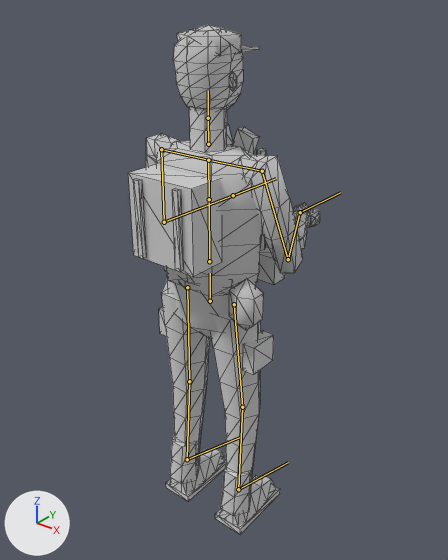
Renders of the glTF model ambush_loop/art/v2/models/enemy_flank_lod2.glb from each side of a commit.
Before and after are seen from a 50 mm lens placed at (1.237, -1.471, 1.942), pointed at (-0.062, 0.153, 0.935). The lights are fixed; the arrows at lower left show +X, +Y and +Z. The older version comes first. The bones that change, and the others that lie on the model, are drawn over the model as lines. Mesh edges are drawn as thin lines.

Names of what the first picture shows: 'enemy_flank_body_lod2'.
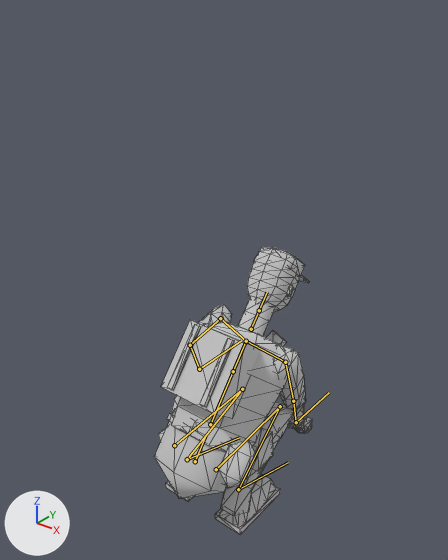
The newer file adds an action. The first version stands in its rest pose; the second is drawn at frame 17 of the action 'decoy_place'.

Changed parts and their boxes [x1, y1, x2, y2] in the pictures (448 x 560 px):
```json
{"object": "enemy_flank_body_lod2", "change": "posed", "before": [128, 25, 320, 534], "after": [154, 247, 312, 534], "on screen": "18% narrower, 44% shorter"}
{"bone": "pelvis", "before": "(210, 301) to (210, 273)", "after": "(195, 461) to (206, 435)"}
{"bone": "clavicle.L", "before": "(208, 160) to (161, 149)", "after": "(246, 341) to (220, 318)"}
{"bone": "upper_arm.L", "before": "(161, 149) to (164, 222)", "after": "(220, 318) to (190, 345)"}
{"bone": "forearm.L", "before": "(164, 222) to (233, 195)", "after": "(190, 345) to (199, 369)"}
{"bone": "hand.L", "before": "(233, 195) to (276, 178)", "after": "(199, 369) to (241, 340)"}
{"bone": "clavicle.R", "before": "(208, 160) to (262, 171)", "after": "(246, 341) to (285, 362)"}
{"bone": "upper_arm.R", "before": "(262, 171) to (288, 259)", "after": "(285, 362) to (293, 401)"}
{"bone": "forearm.R", "before": "(288, 259) to (300, 212)", "after": "(293, 401) to (296, 422)"}
{"bone": "hand.R", "before": "(300, 212) to (340, 192)", "after": "(296, 422) to (329, 392)"}
{"bone": "thigh.L", "before": "(187, 287) to (189, 381)", "after": "(174, 445) to (242, 389)"}
{"bone": "shin.L", "before": "(189, 381) to (187, 459)", "after": "(242, 389) to (187, 459)"}
{"bone": "thigh.R", "before": "(234, 304) to (242, 407)", "after": "(216, 469) to (280, 406)"}
{"bone": "shin.R", "before": "(242, 407) to (238, 489)", "after": "(280, 406) to (238, 489)"}
```

The change, as JSON lines over the scene's bpy script:
```json
{"block": "bone_pelvis", "where": "bone_pelvis = bpy.data.objects['Rig.004'].pose.bones['pelvis']  # child of 'root'"}
{"op": "set", "path": "bone_pelvis.location", "old": "(0.0, 0.0, 0.0)", "new": "(0.0, -0.654, 0.1)"}
{"op": "set", "path": "bone_pelvis.rotation_quaternion", "old": "(1.0, 0.0, 0.0, 0.0)", "new": "(0.942, -0.336, 0.0, 0.0)", "note": "degrees (0, 0, 0) -> degrees (-39, 0, 0)"}
{"block": "bone_clavicle_l", "where": "bone_clavicle_l = bpy.data.objects['Rig.004'].pose.bones['clavicle.L']  # child of 'chest'"}
{"op": "set", "path": "bone_clavicle_l.rotation_quaternion", "old": "(1.0, 0.0, 0.0, 0.0)", "new": "(0.925, 0.064, -0.33, -0.18)", "note": "degrees (0, 0, 0) -> degrees (17, -36, -28)"}
{"block": "bone_upper_arm_l", "where": "bone_upper_arm_l = bpy.data.objects['Rig.004'].pose.bones['upper_arm.L']  # child of 'clavicle.L'"}
{"op": "set", "path": "bone_upper_arm_l.rotation_quaternion", "old": "(1.0, 0.0, 0.0, 0.0)", "new": "(0.936, -0.065, -0.167, 0.304)", "note": "degrees (0, 0, 0) -> degrees (-13, -16, 38)"}
{"block": "bone_forearm_l", "where": "bone_forearm_l = bpy.data.objects['Rig.004'].pose.bones['forearm.L']  # child of 'upper_arm.L'"}
{"op": "set", "path": "bone_forearm_l.rotation_quaternion", "old": "(1.0, 0.0, 0.0, 0.0)", "new": "(0.566, 0.472, -0.041, -0.675)", "note": "degrees (0, 0, 0) -> degrees (47, 36, -84)"}
{"block": "bone_hand_l", "where": "bone_hand_l = bpy.data.objects['Rig.004'].pose.bones['hand.L']  # child of 'forearm.L'"}
{"op": "set", "path": "bone_hand_l.rotation_quaternion", "old": "(1.0, 0.0, 0.0, 0.0)", "new": "(0.627, -0.242, -0.06, 0.738)", "note": "degrees (0, 0, 0) -> degrees (-24, 16, 96)"}
{"block": "bone_clavicle_r", "where": "bone_clavicle_r = bpy.data.objects['Rig.004'].pose.bones['clavicle.R']  # child of 'chest'"}
{"op": "set", "path": "bone_clavicle_r.rotation_quaternion", "old": "(1.0, 0.0, 0.0, 0.0)", "new": "(0.94, -0.023, 0.335, -0.066)", "note": "degrees (0, 0, 0) -> degrees (-6, 39, -10)"}
{"block": "bone_upper_arm_r", "where": "bone_upper_arm_r = bpy.data.objects['Rig.004'].pose.bones['upper_arm.R']  # child of 'clavicle.R'"}
{"op": "set", "path": "bone_upper_arm_r.rotation_quaternion", "old": "(1.0, 0.0, 0.0, 0.0)", "new": "(0.973, 0.089, -0.066, 0.204)", "note": "degrees (0, 0, 0) -> degrees (9, -9, 23)"}
{"block": "bone_forearm_r", "where": "bone_forearm_r = bpy.data.objects['Rig.004'].pose.bones['forearm.R']  # child of 'upper_arm.R'"}
{"op": "set", "path": "bone_forearm_r.rotation_quaternion", "old": "(1.0, 0.0, 0.0, 0.0)", "new": "(0.718, -0.69, -0.061, -0.06)", "note": "degrees (0, 0, 0) -> degrees (-88, -10, 0)"}
{"block": "bone_hand_r", "where": "bone_hand_r = bpy.data.objects['Rig.004'].pose.bones['hand.R']  # child of 'forearm.R'"}
{"op": "set", "path": "bone_hand_r.rotation_quaternion", "old": "(1.0, 0.0, 0.0, 0.0)", "new": "(0.831, 0.504, 0.236, 0.003)", "note": "degrees (0, 0, 0) -> degrees (66, 23, 15)"}
{"block": "bone_thigh_l", "where": "bone_thigh_l = bpy.data.objects['Rig.004'].pose.bones['thigh.L']  # child of 'pelvis'"}
{"op": "set", "path": "bone_thigh_l.location", "old": "(0.0, 0.0, 0.0)", "new": "(0.0, 0.004, -0.013)"}
{"op": "set", "path": "bone_thigh_l.rotation_quaternion", "old": "(1.0, 0.0, 0.0, 0.0)", "new": "(0.424, 0.905, -0.011, -0.044)", "note": "degrees (0, 0, 0) -> degrees (130, 4, -3)"}
{"block": "bone_shin_l", "where": "bone_shin_l = bpy.data.objects['Rig.004'].pose.bones['shin.L']  # child of 'thigh.L'"}
{"op": "set", "path": "bone_shin_l.rotation_quaternion", "old": "(1.0, 0.0, 0.0, 0.0)", "new": "(0.281, -0.959, 0.004, 0.036)", "note": "degrees (0, 0, 0) -> degrees (-147, 4, 1)"}
{"block": "bone_foot_l", "where": "bone_foot_l = bpy.data.objects['Rig.004'].pose.bones['foot.L']  # child of 'shin.L'"}
{"op": "set", "path": "bone_foot_l.rotation_quaternion", "old": "(1.0, 0.0, 0.0, 0.0)", "new": "(0.879, 0.474, -0.046, -0.018)", "note": "degrees (0, 0, 0) -> degrees (57, -4, -4)"}
{"block": "bone_thigh_r", "where": "bone_thigh_r = bpy.data.objects['Rig.004'].pose.bones['thigh.R']  # child of 'pelvis'"}
{"op": "set", "path": "bone_thigh_r.location", "old": "(0.0, 0.0, 0.0)", "new": "(0.0, 0.004, -0.013)"}
{"op": "set", "path": "bone_thigh_r.rotation_quaternion", "old": "(1.0, 0.0, 0.0, 0.0)", "new": "(0.424, 0.905, 0.011, 0.044)", "note": "degrees (0, 0, 0) -> degrees (130, -4, 3)"}
{"block": "bone_shin_r", "where": "bone_shin_r = bpy.data.objects['Rig.004'].pose.bones['shin.R']  # child of 'thigh.R'"}
{"op": "set", "path": "bone_shin_r.rotation_quaternion", "old": "(1.0, 0.0, 0.0, 0.0)", "new": "(0.281, -0.959, -0.004, -0.036)", "note": "degrees (0, 0, 0) -> degrees (-147, -4, -1)"}
{"block": "bone_foot_r", "where": "bone_foot_r = bpy.data.objects['Rig.004'].pose.bones['foot.R']  # child of 'shin.R'"}
{"op": "set", "path": "bone_foot_r.rotation_quaternion", "old": "(1.0, 0.0, 0.0, 0.0)", "new": "(0.879, 0.474, 0.046, 0.018)", "note": "degrees (0, 0, 0) -> degrees (57, 4, 4)"}
```
